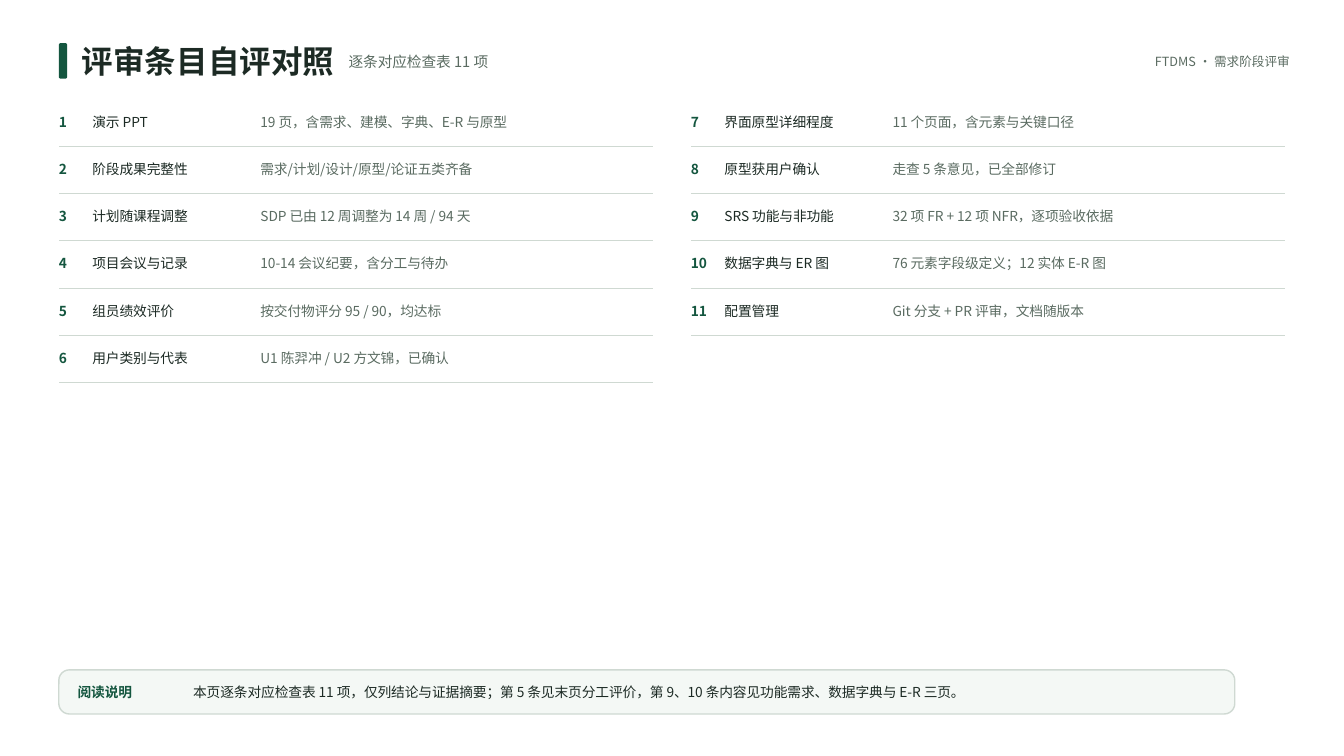
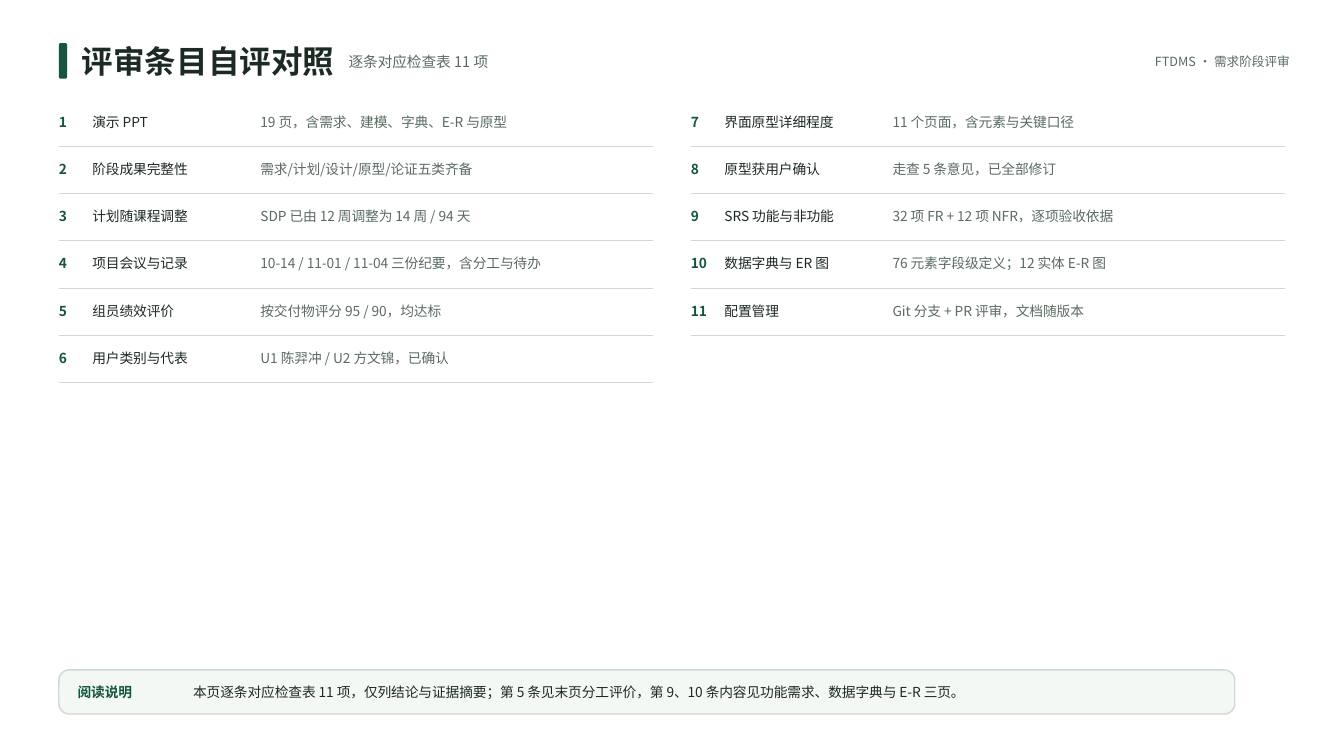
Before and after one commit to dianwanyue/fitness-training-diet, a slide deck: slide 4 of docs/需求分析/健身训练与饮食管理系统_需求阶段评审.pptx. Drawn at 1344x756 pixels with LibreOffice and Linux fonts; fonts in the diff are those of the drawing. Boxes give left, top, right and bottom in pixels: in the first picture for what was removed or moved away, otherwise in the second. Text is boxed around its words. In the diff, an @@ line names an element or a change of style, - is before the commit and + after.

Commit message:
docs: 统一 SDP / SRS / 评审 PPT 的跨文档口径
一、互相引用的版本对齐
- SRS 引用文件：第一阶段说明书 v1.1→v1.3、SDP V1.4→V1.6；1.2 基线与 V1.3 修订记录同步
- SDP 1.5 基线 / 第 2 章引用文件 / 3.2 交付文档：接口文档 V1.2→V1.3、SRS→V1.3、第一阶段→v1.3、
  技术版本锁定表→v1.3、ECharts 引用 5.5.x→6.x
- 第一阶段说明书升 v1.3（2026-11-07）：ECharts 5.5.x→6.x、Node 20 LTS→≥22.12（与实现一致），
  需求、接口与排期口径不变；README 索引同步为 v1.3

二、事实与统计口径
- PPT 第 3 页：当前节点 W5 / M2（10-25 起）→ W6 / M3（计划 11-08），卡片正文改为 11-04 联调完成后的状态
- PPT 第 17 页：下阶段计划 W6–W9 → W6 收尾—W9，W6 标注 11-04 已完成本地联调、M3 按计划 11-08 验收
- PPT 第 11 页：user_account 归属「其余 11 张表」→「7 张私有表」，与 SRS E-R 图一致
- PPT 第 19 页：方文锦交付「8 个接口族 43 个接口的服务端实现」→「A–F、H 七族 36 个接口（G 族 7 个排 W7–W9）」
- PPT 第 16 页：配置管理基线接口文档 V1.1→V1.3，需求基线注明第一阶段说明书 v1.3
- PPT 第 4 页：会议纪要 10-14 一份 → 10-14 / 11-01 / 11-04 三份
- PPT 第 13 页：AI 授权范围改为 scope=BODY_DIET_TRAINING_30D + periodDays 7/30 的准确表述
- PPT 第 9 页：NFR-08 索引、NFR-09 AI 超时与 SRS 表 3-12 逐项对齐
- SDP 10.1：数据库字段「约 120 个」→「110 个」（按 schema.sql 实测）；3.2 中 SRS 内容要点补 E-R 图与功能建模
- SRS：开发环境 Node 20→Node.js ≥22.12 + Vite 7（与 3.11 一致）；1.3 附录说明补齐附录 A–D；
  表 4-1 补 NFR-12 行；5002 明确为「降级不返回」，与 FR-29 及 PPT「不可用即降级」一致

```diff
--- a/docs/需求分析/健身训练与饮食管理系统_需求阶段评审.pptx
+++ b/docs/需求分析/健身训练与饮食管理系统_需求阶段评审.pptx
@@ text at bbox=[260, 256, 541, 269]: text changed @@
-10-14 会议纪要，含分工与待办
+10-14 / 11-01 / 11-04 三份纪要，含分工与待办
```
Also in this commit, not shown: 8 other slides changed, 4 other files.
